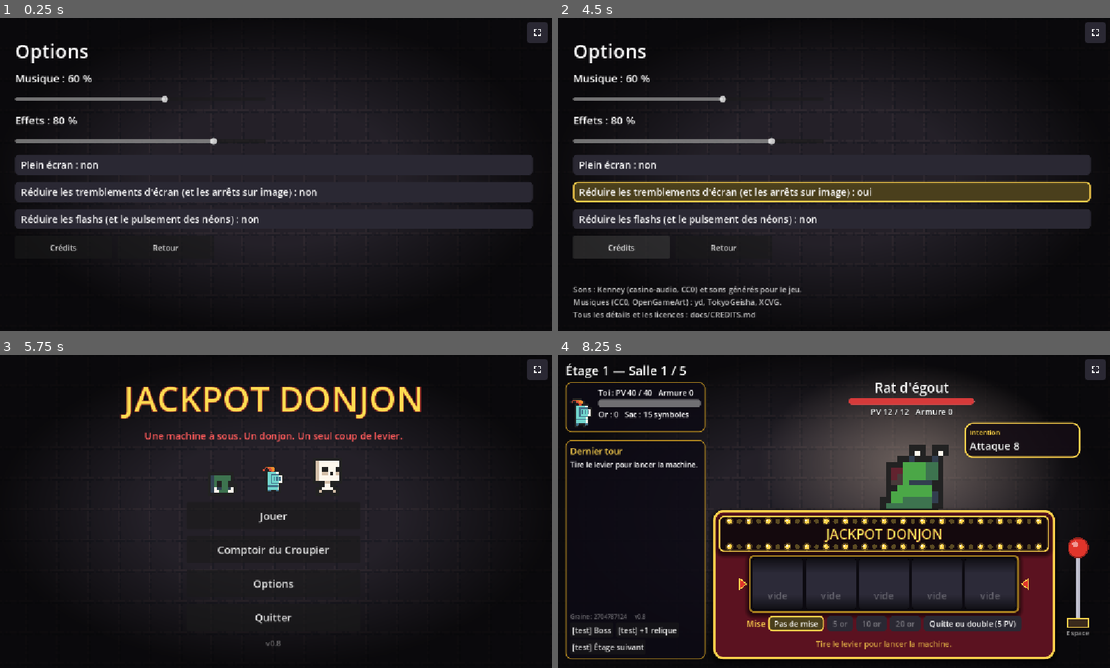
Above: before the commit, frames 1-4 (two rows, left to right).
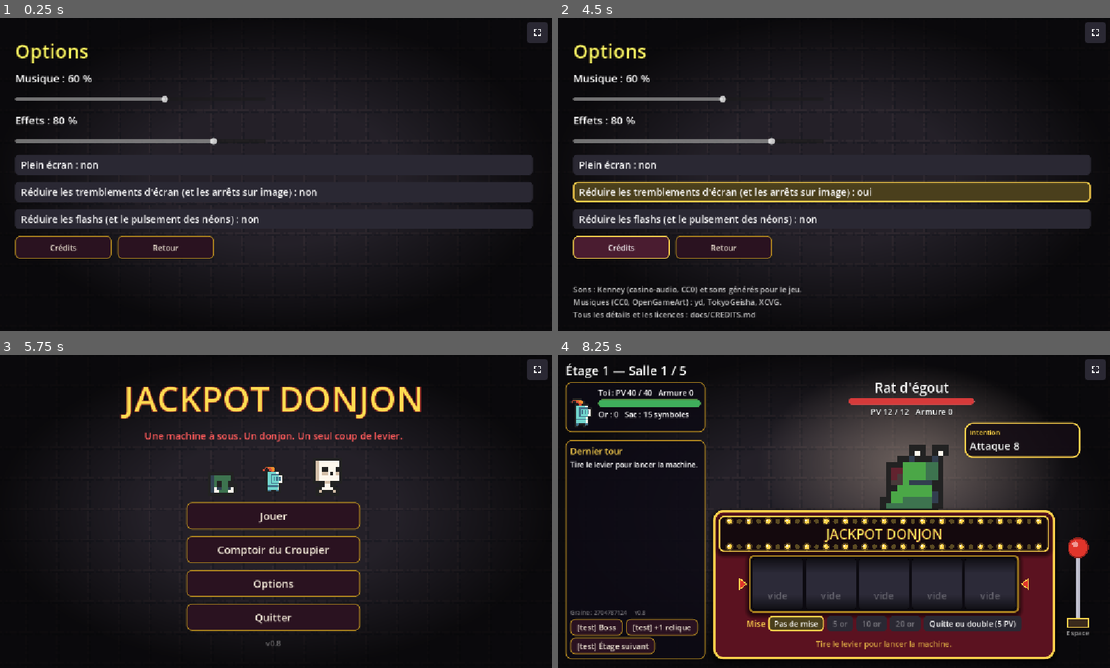
Above: after the commit, the same moments.

Repository: alexandrefelmy-dev/jackpot-donjon
Game: Godot game, scene res://scenes/options.tscn
Two runs of this game, one before a commit and one after it. Both use one fixed random seed, a clock stepped at 60 frames per second and the inputs below. This scene is started directly instead of the project's main scene.
Inputs (mouse positions are in pixels of both pictures, inside the frame that each line leads up to):
- Up to frame 1 (0.25 s): no input
- Up to frame 2 (4.5 s): click "Plein écran : non" at 0.5 s; click "Plein écran : oui" at 1.25 s; click "Réduire les tremblements d'éc…" at 2 s; click "Réduire les flashs (et le pul…" at 2.75 s; click "Réduire les flashs (et le pul…" at 3.5 s; click "Crédits" at 4.25 s
- Up to frame 3 (5.75 s): click "Retour" at 5 s
- Up to frame 4 (8.25 s): click "Comptoir du Croupier" at 5.75 s; click "Jouer" at 6.5 s; click (1093, 370) at 7.25 s; click (740, 555) at 8.02 s

The runs differ from the first frame. In frame 1, 0.6% of the frame differs, in the area x 2-39%, y 8-77%; in frame 2, 1.7%; in frame 3, 1.3%; in frame 4, 2.2%, in the area x 2-26%, y 14-96%.

Commit message:
v0.8 : thème commun (boutons casino, jauges, bulles), titres en néon, plein écran libéré dans la boutique, documentation
Co-Authored-By: Claude Sonnet 5.5 <noreply@anthropic.com>

Diff:
--- a/scenes/boutique.gd
+++ b/scenes/boutique.gd
@@ -230,10 +230,14 @@
 	titre.text = tr("Boutique")
 	titre.add_theme_font_size_override("font_size", 28)
 	titre.size_flags_horizontal = Control.SIZE_EXPAND_FILL
+	Habillage.titre(titre)
 	entete.add_child(titre)
 	texte_infos = Label.new()
 	texte_infos.add_theme_font_size_override("font_size", 20)
 	entete.add_child(texte_infos)
+	var place_plein_ecran := Control.new()  # le bouton plein écran est en haut à droite
+	place_plein_ecran.custom_minimum_size = Vector2(PleinEcran.TAILLE_BOUTON, 0)
+	entete.add_child(place_plein_ecran)
 
 	# Corps : à gauche les offres et les services, à droite le sac.
 	var corps := HBoxContainer.new()
--- a/scenes/comptoir.gd
+++ b/scenes/comptoir.gd
@@ -146,7 +146,7 @@
 	var titre := Label.new()
 	titre.text = tr("Comptoir du Croupier")
 	titre.add_theme_font_size_override("font_size", 32)
-	Cartes.neon(titre, Cartes.COULEUR_JETONS)
+	Habillage.titre(titre, Cartes.COULEUR_JETONS)
 	page.add_child(titre)
 
 	texte_jetons = Label.new()
--- a/scenes/options.gd
+++ b/scenes/options.gd
@@ -105,6 +105,7 @@
 	var titre := Label.new()
 	titre.text = tr("Options")
 	titre.add_theme_font_size_override("font_size", 40)
+	Habillage.titre(titre)
 	page.add_child(titre)
 
 	texte_musique = Label.new()
--- a/scenes/portes.gd
+++ b/scenes/portes.gd
@@ -75,6 +75,7 @@
 	titre.text = tr("Étage %d — %s") % [partie.etage, partie.nom_etage()]
 	titre.add_theme_font_size_override("font_size", 34)
 	titre.horizontal_alignment = HORIZONTAL_ALIGNMENT_CENTER
+	Habillage.titre(titre)
 	colonne.add_child(titre)
 
 	var avancee := Label.new()
--- a/scenes/recompense.gd
+++ b/scenes/recompense.gd
@@ -57,6 +57,7 @@
 	titre.text = tr("Victoire ! Choisis une récompense")
 	titre.add_theme_font_size_override("font_size", 32)
 	titre.horizontal_alignment = HORIZONTAL_ALIGNMENT_CENTER
+	Habillage.titre(titre)
 	colonne.add_child(titre)
 
 	var infos := Label.new()
--- a/scenes/relique.gd
+++ b/scenes/relique.gd
@@ -45,6 +45,7 @@
 	titre.text = tr("Une relique t'est offerte !")
 	titre.add_theme_font_size_override("font_size", 32)
 	titre.horizontal_alignment = HORIZONTAL_ALIGNMENT_CENTER
+	Habillage.titre(titre)
 	colonne.add_child(titre)
 
 	var consigne := Label.new()
--- a/scenes/repos.gd
+++ b/scenes/repos.gd
@@ -134,6 +134,7 @@
 	titre.text = tr("Un feu de camp : repos")
 	titre.add_theme_font_size_override("font_size", 34)
 	titre.horizontal_alignment = HORIZONTAL_ALIGNMENT_CENTER
+	Habillage.titre(titre)
 	page.add_child(titre)
 
 	texte_infos = Label.new()
--- a/scripts/ui/cartes.gd
+++ b/scripts/ui/cartes.gd
@@ -128,8 +128,10 @@
 static var _shader_neon: Shader
 
 
-## Le fond d'un écran : l'aplat sombre, le sol du donjon et les bords sombres (voir Decor).
+## Le fond d'un écran : l'aplat sombre, le sol du donjon et les bords sombres (voir Decor), et le style commun des
+## boutons et des jauges (voir Habillage) posé sur la racine de l'écran.
 static func ajouter_fond(parent: Control, couleur: Color) -> void:
+	parent.theme = Habillage.theme()
 	Decor.ajouter(parent, couleur)
 
 
--- /dev/null
+++ b/scripts/ui/habillage.gd
@@ -0,0 +1,67 @@
+class_name Habillage
+extends RefCounted
+## Le style commun des écrans : boutons « casino » (vin sombre, cadre doré), jauges, bulles d'aide, et des titres
+## en néon. Le thème est construit une seule fois ; Cartes.ajouter_fond() le pose sur la racine de chaque écran, donc
+## tous les boutons et jauges qui n'ont pas leur propre style le reçoivent. Un style posé à la main sur un contrôle
+## (les cartes colorées, les mises, la machine) l'emporte toujours sur celui-ci.
+
+const COULEUR_OR := Color("ffd34d")
+const COULEUR_OR_SOMBRE := Color("a8801f")
+const COULEUR_VIN := Color("2a1220")
+const COULEUR_TEXTE := Color("f3ead8")
+
+static var _theme: Theme
+
+
+static func theme() -> Theme:
+	if _theme != null:
+		return _theme
+	var t := Theme.new()
+
+	t.set_stylebox("normal", "Button", _boite(COULEUR_VIN, COULEUR_OR_SOMBRE, 2))
+	t.set_stylebox("hover", "Button", _boite(Color("4a1c30"), COULEUR_OR, 2))
+	t.set_stylebox("pressed", "Button", _boite(Color("1c0a14"), COULEUR_OR, 3))
+	t.set_stylebox("hover_pressed", "Button", _boite(Color("1c0a14"), COULEUR_OR, 3))
+	t.set_stylebox("disabled", "Button", _boite(Color("1d1520"), Color(COULEUR_OR_SOMBRE, 0.3), 2))
+	t.set_stylebox("focus", "Button", StyleBoxEmpty.new())
+	t.set_color("font_color", "Button", COULEUR_TEXTE)
+	t.set_color("font_hover_color", "Button", Color.WHITE)
+	t.set_color("font_pressed_color", "Button", COULEUR_OR)
+	t.set_color("font_hover_pressed_color", "Button", COULEUR_OR)
+	t.set_color("font_disabled_color", "Button", Color(1, 1, 1, 0.35))
+
+	var fond_jauge := _boite(Color(0, 0, 0, 0.55), COULEUR_OR_SOMBRE, 2)
+	fond_jauge.set_corner_radius_all(8)
+	var remplissage := _boite(Color("3fae5c"), Color("3fae5c"), 0)
+	remplissage.set_corner_radius_all(8)
+	t.set_stylebox("background", "ProgressBar", fond_jauge)
+	t.set_stylebox("fill", "ProgressBar", remplissage)
+
+	var bulle := _boite(Color(0.06, 0.04, 0.08, 0.95), COULEUR_OR, 2)
+	bulle.set_content_margin_all(8)
+	t.set_stylebox("panel", "TooltipPanel", bulle)
+	t.set_color("font_color", "TooltipLabel", COULEUR_TEXTE)
+
+	_theme = t
+	return t
+
+
+## Donne à un titre l'allure d'une enseigne : or, contour sombre et lumière de néon pulsante.
+static func titre(etiquette: Label, couleur: Color = COULEUR_OR) -> void:
+	etiquette.add_theme_color_override("font_color", couleur)
+	etiquette.add_theme_color_override("font_outline_color", couleur.darkened(0.7))
+	etiquette.add_theme_constant_override("outline_size", 5)
+	Cartes.neon(etiquette, couleur)
+
+
+static func _boite(fond: Color, bordure: Color, epaisseur: int) -> StyleBoxFlat:
+	var style := StyleBoxFlat.new()
+	style.bg_color = fond
+	style.border_color = bordure
+	style.set_border_width_all(epaisseur)
+	style.set_corner_radius_all(10)
+	style.content_margin_left = 14
+	style.content_margin_right = 14
+	style.content_margin_top = 6
+	style.content_margin_bottom = 6
+	return style
--- a/tests/test_impacts.gd
+++ b/tests/test_impacts.gd
@@ -22,6 +22,7 @@
 	await test_reductions()
 	test_valeurs_du_tour()
 	test_chronologie_rouleaux()
+	test_habillage()
 	test_shader()
 	GameState.options = null
 	print("TERMINÉ : %d échec(s)" % echecs)
@@ -200,6 +201,25 @@
 	verifier(ChronologieRouleaux.instants_d_arret([] as Array[SymbolData]).is_empty(), "grille vide : rien")
 
 
+func test_habillage() -> void:
+	print("Thème commun et décor")
+	var theme := Habillage.theme()
+	verifier(theme == Habillage.theme(), "le thème est construit une seule fois")
+	verifier(theme.has_stylebox("normal", "Button") and theme.has_stylebox("disabled", "Button"), "les boutons ont leurs styles")
+	verifier(theme.has_stylebox("fill", "ProgressBar") and theme.has_stylebox("panel", "TooltipPanel"), "jauges et bulles d'aide aussi")
+	var ecran := nouvel_ecran()
+	Cartes.ajouter_fond(ecran, Color.BLACK)
+	verifier(ecran.theme == theme, "ajouter_fond pose le thème sur l'écran")
+	verifier(ecran.get_node_or_null("Fond") != null and ecran.get_node_or_null("Sol") != null and ecran.get_node_or_null("Vignette") != null, "le décor a son fond, son sol et sa vignette")
+	for nom in ["Fond", "Sol", "Vignette"]:
+		var calque := ecran.get_node(nom) as Control
+		verifier(calque.mouse_filter == Control.MOUSE_FILTER_IGNORE, "le calque %s laisse passer les clics" % nom)
+	var etiquette := Label.new()
+	Habillage.titre(etiquette)
+	verifier(etiquette.material is ShaderMaterial, "un titre reçoit le néon")
+	ecran.queue_free()
+
+
 func test_shader() -> void:
 	print("Shader néon")
 	var shader := load(Cartes.SHADER_NEON) as Shader
Not shown, added: scripts/ui/habillage.gd.uid
Not shown, changed: docs/CREDITS.md
Not shown, changed: docs/cahier-des-charges.md
